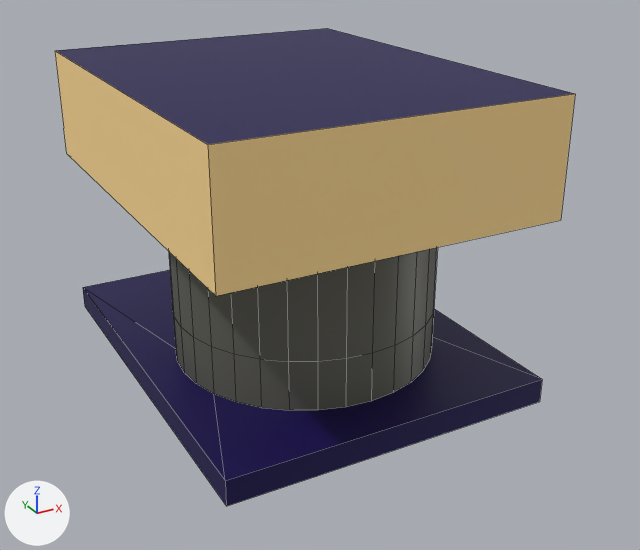
What one commit did to the Blender file public/assets/tower.blend.
Camera for both pictures: a 50 mm camera at (-0.152, -0.989, 0.234) aimed at (0.008, -0.698, 0.088). Every picture has the same lights, and +X, +Y and +Z are marked at lower left. Mesh edges are drawn as thin lines.

Objects in the first picture: 'stand', 'turret'.
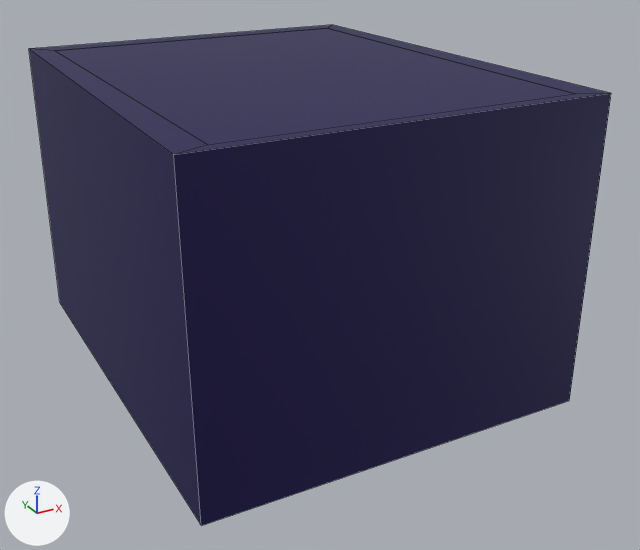
Location of each change, (x1, y1, x2, y2) in pixels of the pictures (640 x 550 px):
'cabinet', added (blue)
    after: (29, 25, 611, 526)
'stand', hidden
    before: (83, 270, 542, 506)
part 1 of me_stand, deleted (blue)
    before: (83, 289, 542, 506)
'turret', unchanged, covered by the edit
    before: (55, 28, 575, 362)
    after: (55, 28, 574, 144)

The change, as a list of edits to the scene's bpy script:
```text
Add mat_cabinet:
    mat_cabinet = principled_material('cabinet')
    mat_cabinet.base_color = (0.00561, 0.0, 0.0762)  # dark blue #11004e
Change me_stand:
    where me_stand.from_pydata(...)  # 72 vertices, 41 faces; spans x -0.066..0.066, y -0.77..-0.6, z 0.05..0.08
    used by ob_stand; location = (0.0, 0.0, 0.0)
    verts and faces of me_stand; kept vertices keep their numbers, new ones are numbered from 72
    before: 0 (-0.066, -0.6, 0.06) at pixel (82, 287), 1 (0.066, -0.6, 0.06), 2 (-0.066, -0.77, 0.06) at pixel (225, 480), 3 (0.066, -0.77, 0.06) at pixel (542, 379), 68 (-0.066, -0.6, 0.05) at pixel (84, 306)
    before: 69 (0.066, -0.6, 0.05), 70 (-0.066, -0.77, 0.05) at pixel (226, 506), 71 (0.066, -0.77, 0.05) at pixel (539, 401)
    me_stand part 1
    add delete_vertices([*range(68, 72)])  # with the faces that use them
Add me_cabinet:
    me_cabinet.from_pydata([(-0.066, -0.6, 0.06), (0.066, -0.6, 0.06), (-0.066, -0.77, 0.06), (0.066, -0.77, 0.06), (-0.066, -0.77, 0.17), (0.066, -0.77, 0.17), (0.066, -0.6, 0.17), (-0.066, -0.6, 0.17), (-0.075, -0.59, 0.05), (0.075, -0.59, 0.05), (-0.077, -0.775, 0.05), (0.077, -0.775, 0.05), (-0.077, -0.775, 0.17), (0.077, -0.775, 0.17), (0.075, -0.59, 0.17), (-0.075, -0.59, 0.17)], [], [(1, 3, 5, 6), (2, 0, 7, 4), (0, 2, 3, 1), (0, 1, 6, 7), (9, 14, 13, 11), (10, 12, 15, 8), (8, 9, 11, 10), (8, 15, 14, 9), (7, 6, 14, 15), (5, 3, 2, 4), (13, 12, 10, 11), (6, 5, 13, 14), (7, 15, 12, 4), (4, 12, 13, 5)])
    me_cabinet.materials.append(mat_cabinet)  # dark blue #11004e
Change ob_stand:
    add ob_stand.hide_set(True)
Add ob_cabinet:
    ob_cabinet = bpy.data.objects.new('cabinet', me_cabinet)
    ob_cabinet.location = (0.0, 0.0, 0.0)
```
